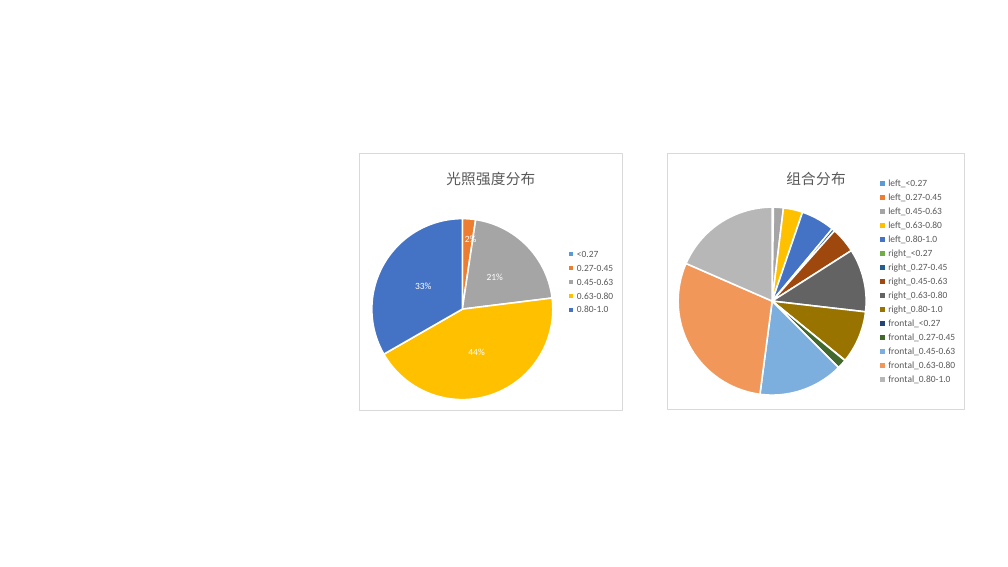
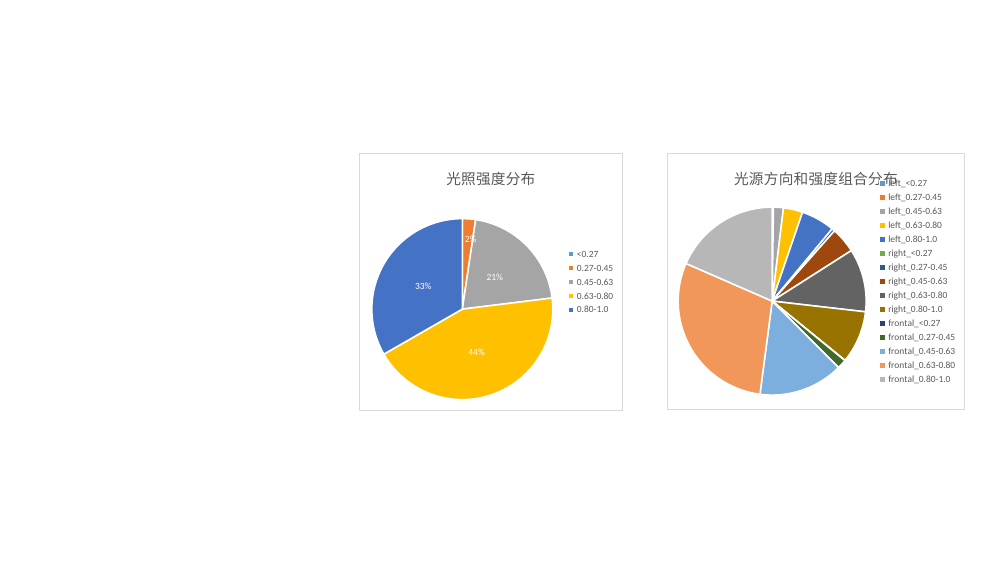
Before and after one commit to Mannix1994/SfSNet-Python, a slide deck: slide 1 of data analysis/三个图.pptx. Drawn at 1008x567 pixels with LibreOffice and Linux fonts; fonts in the diff are those of the drawing. Boxes give left, top, right and bottom in pixels: in the first picture for what was removed or moved away, otherwise in the second. Text is boxed around its words. In the diff, an @@ line names an element or a change of style, - is before the commit and + after.

```diff
--- a/data analysis/三个图.pptx
+++ b/data analysis/三个图.pptx
@@ pie chart at [668, 153, 966, 410] @@
@@ title "组合分布" to "光源方向和强度组合分布" @@
```
Also in this commit, not shown: 2 other files.
